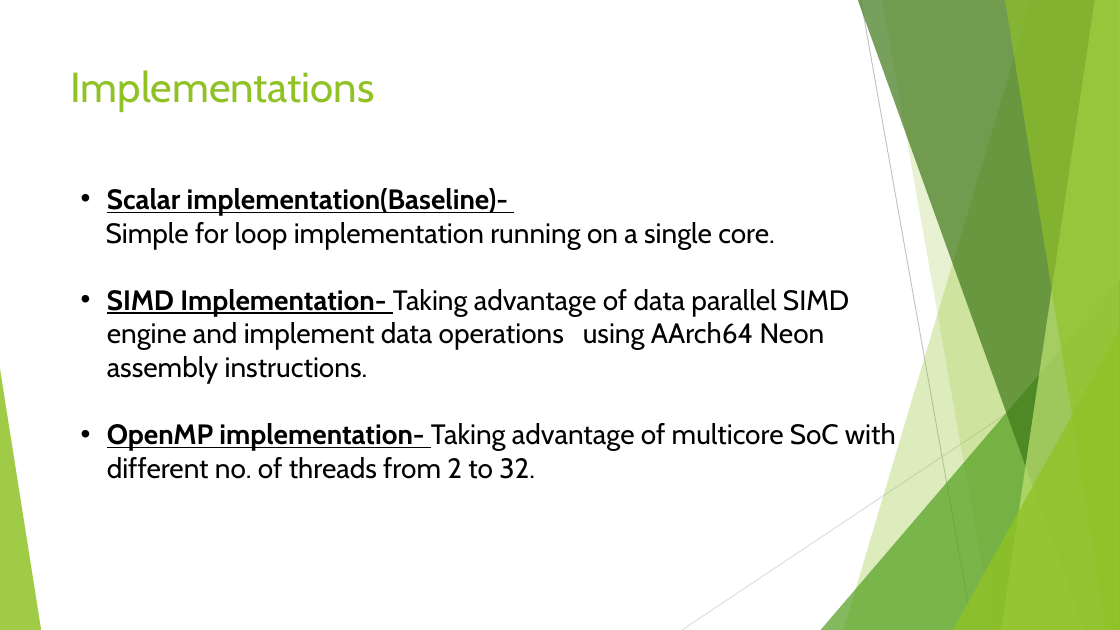
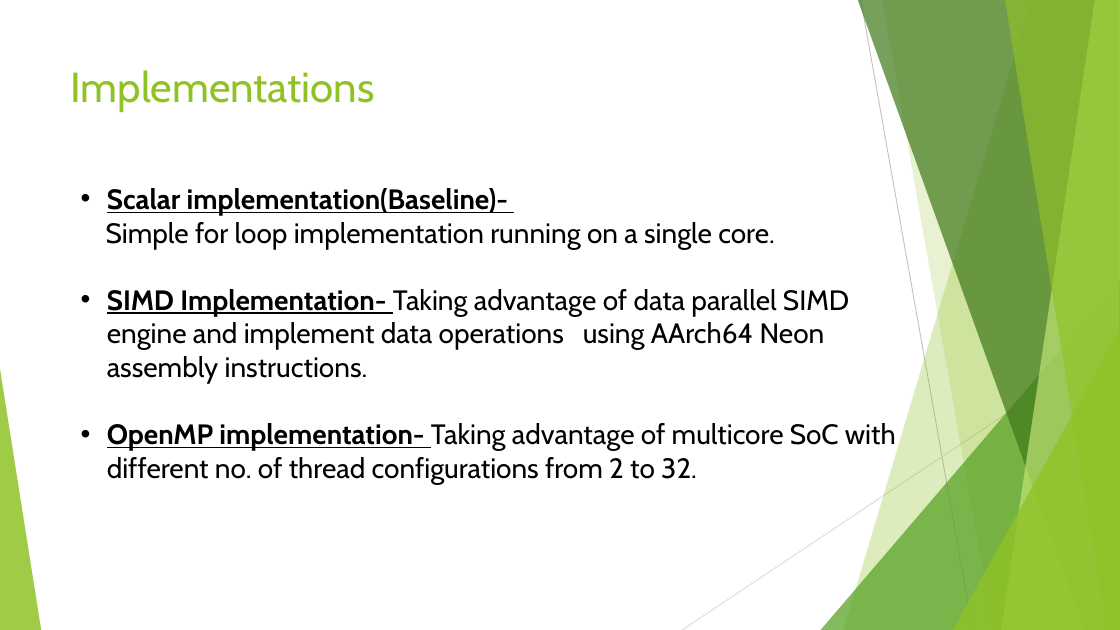
Before and after one commit to UmeshDeshmukh/Presentation, a slide deck: slide 13 of Presentation_E.pptx. Drawn at 1120x630 pixels with LibreOffice and Linux fonts; fonts in the diff are those of the drawing. Boxes give left, top, right and bottom in pixels: in the first picture for what was removed or moved away, otherwise in the second. Text is boxed around its words. In the diff, an @@ line names an element or a change of style, - is before the commit and + after.

```diff
--- a/Presentation_E.pptx
+++ b/Presentation_E.pptx
@@ text at (x1=107, y1=423, x2=896, y2=484): text changed @@
-• OpenMP implementation- Taking advantage of multicore SoC with different no. of threads from 2 to 32.
+• OpenMP implementation- Taking advantage of multicore SoC with different no. of thread configurations from 2 to 32.
```
Also in this commit, not shown: 3 other slides changed, 7 slides added, 6 slides removed.
